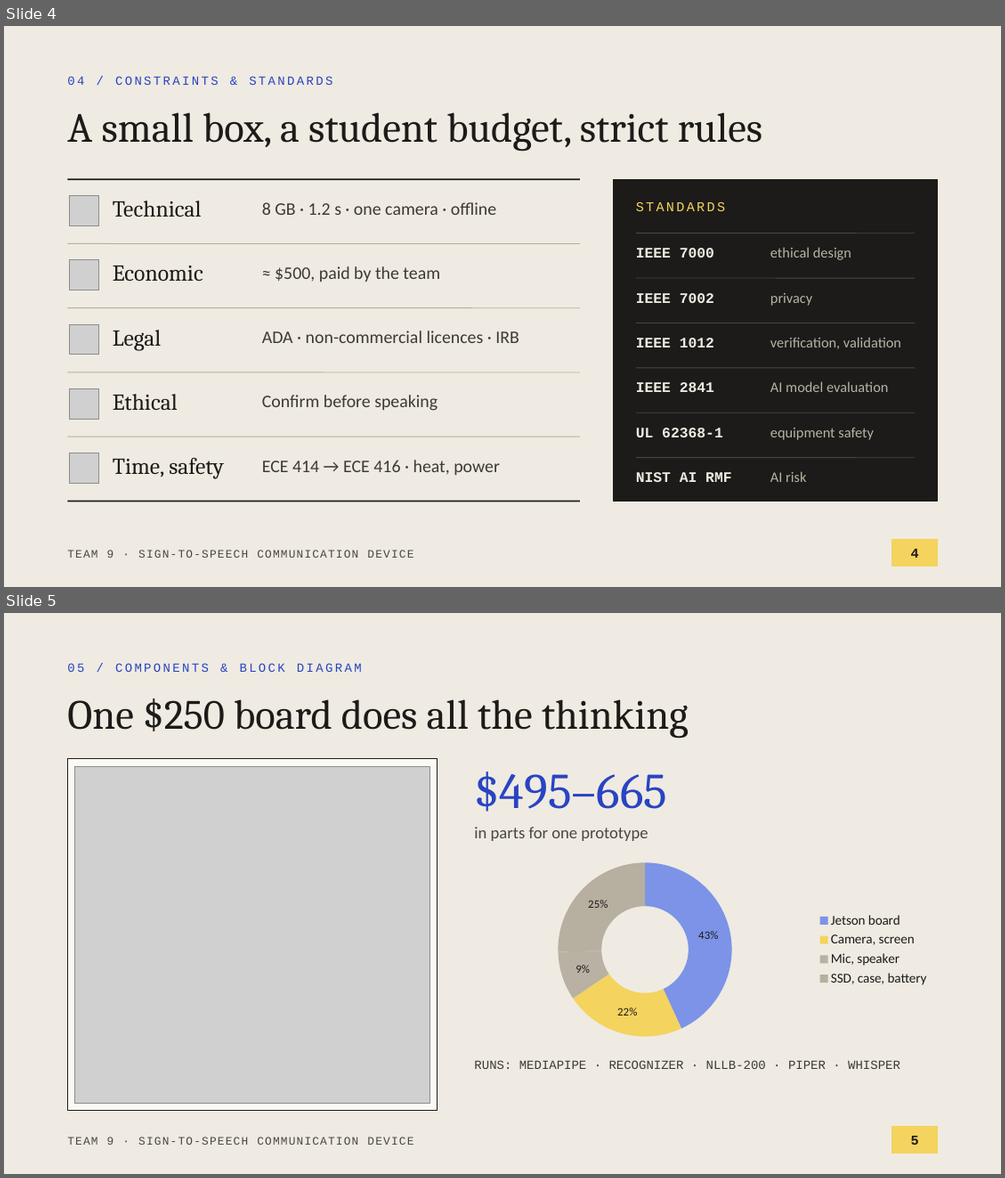
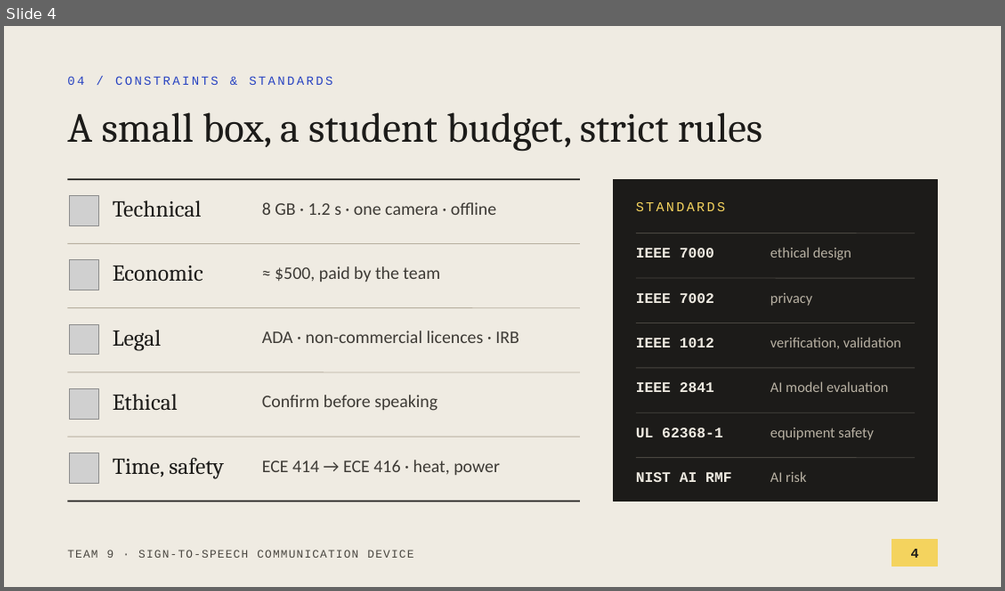
Before and after one commit to anxious956/Multilingual-Sign-to-Speech-Communication-Device, a slide deck: docs/presentation/Team9_Proposal_Presentation.pptx. Shown one above the other, each under a label of ours: slides 4 and 5 before the commit, slide 4 after it. The pictures are 1005x1178 and 1005x591 pixels, drawn with LibreOffice and Linux fonts; fonts in the diff are those of the drawing; grey boxes stand for pictures. Boxes give left, top, right and bottom in pixels: in the first picture for what was removed or moved away, otherwise in the second. Text is boxed around its words. In the diff, an @@ line names an element or a change of style, - is before the commit and + after.

```diff
--- a/docs/presentation/Team9_Proposal_Presentation.pptx
+++ b/docs/presentation/Team9_Proposal_Presentation.pptx
@@ slide 5 removed at box(4, 613, 1001, 1174), background #EFEBE2; not listed: 2 template elements that a slide beside it also shows @@
@@ text removed at box(67, 663, 362, 672) @@
-05 / COMPONENTS & BLOCK DIAGRAM
@@ title removed at box(67, 698, 688, 738) @@
-One $250 board does all the thinking
@@ rectangle removed at box(67, 759, 437, 1111) @@
@@ picture removed at box(75, 766, 429, 1103) @@
@@ text removed at box(474, 771, 666, 811) @@
-$495–665
@@ text removed at box(474, 827, 647, 841) @@
-in parts for one prototype
@@ doughnut chart removed at box(474, 852, 938, 1046) @@
-categories: Jetson board, Camera, screen, Mic, speaker, SSD, case, battery
-Series 1: 43, 22, 9, 25
@@ text removed at box(474, 1060, 900, 1069) @@
-RUNS: MEDIAPIPE · RECOGNIZER · NLLB-200 · PIPER · WHISPER
@@ page number removed at box(911, 1135, 919, 1144) @@
-5
```
Also in this commit, not shown: 1 slide changed, 1 slide added, 1 other file.
